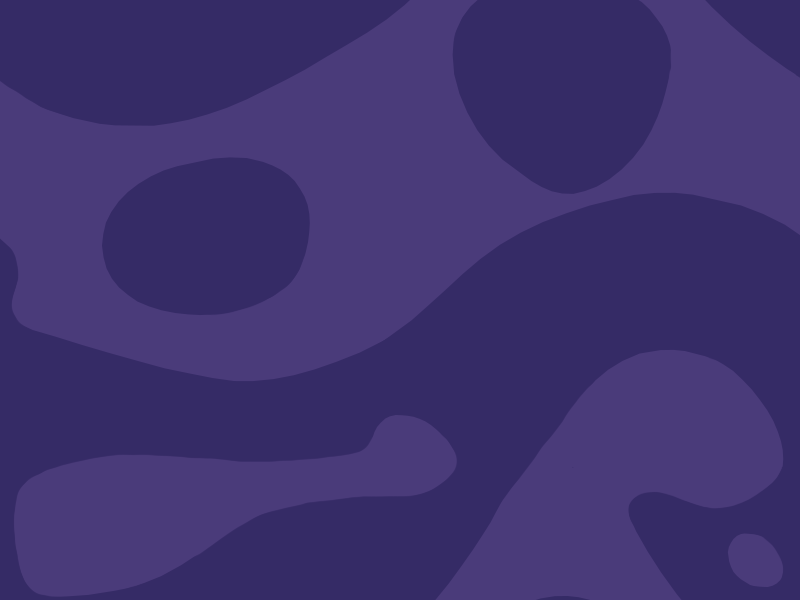
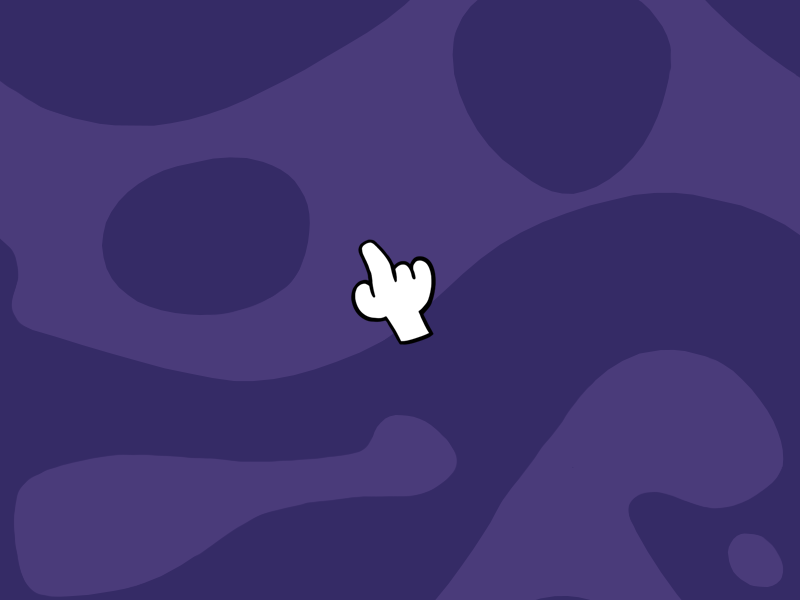
Layers edited between the first and the second w=800, h=600 image:
added group "Hand Down" with 2 layers above "Hand Up" over [351, 239, 436, 345]
added layer "Outline" (1st of 4, in "Hand Down") in group "Hand Down" over [351, 239, 436, 345]
added layer "Base" (1st of 6, in "Hand Down") in group "Hand Down" over [353, 241, 434, 343]
